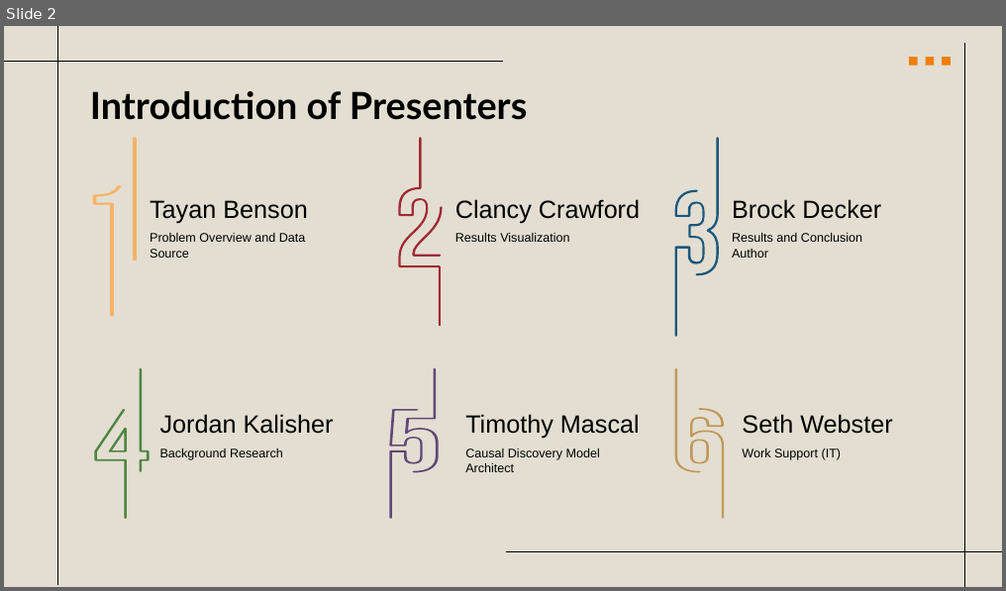
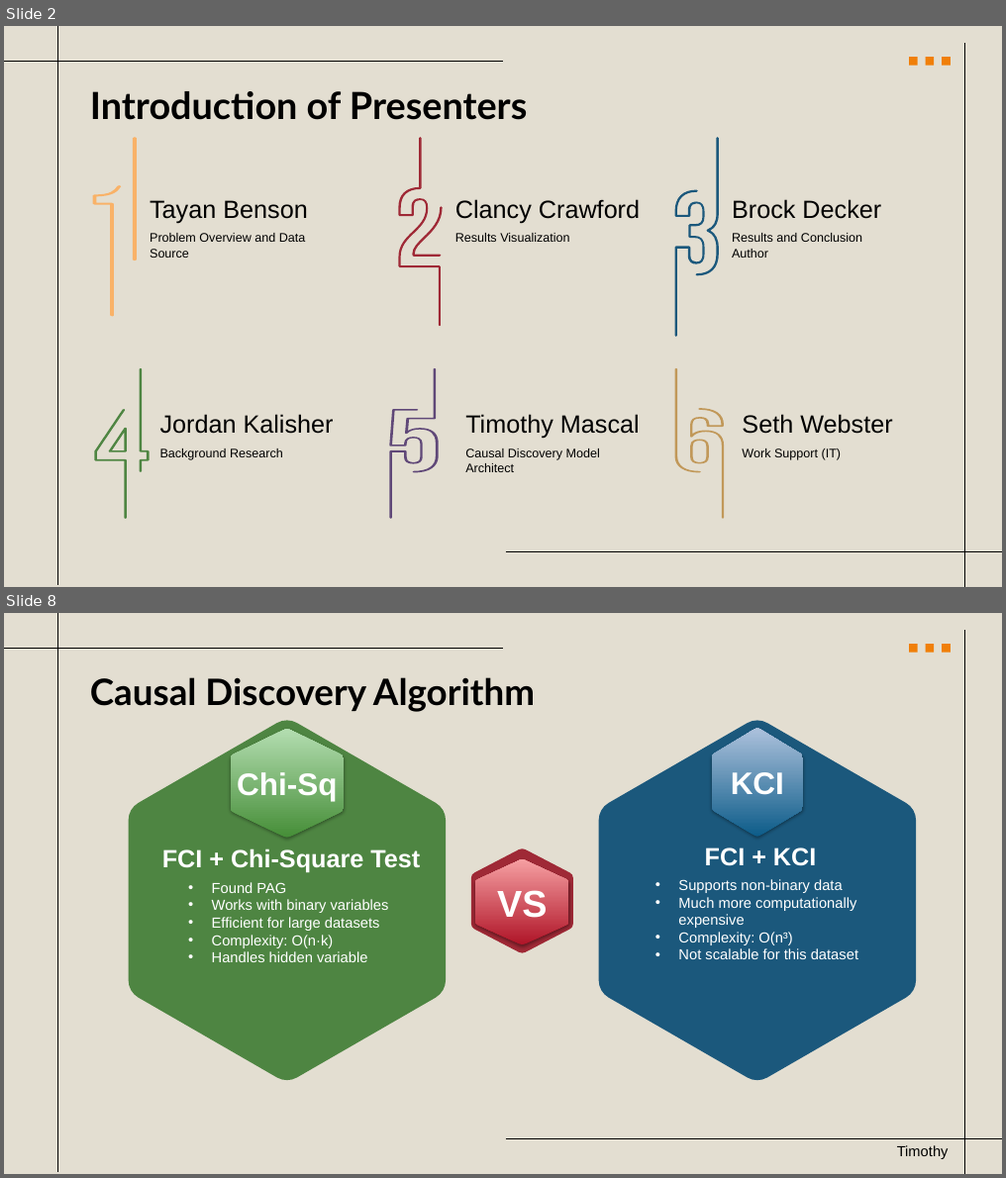
Before and after one commit to clancy-crawford/clancy-crawford.github.io, a slide deck: Projects/Lethal_Aviation_Accidents/MA_505_Final_Presentation.pptx. Shown one above the other, each under a label of ours: slide 2 before the commit, slides 2 and 8 after it; the slides between them are not shown. The pictures are 1006x591 and 1006x1178 pixels, drawn with LibreOffice and Linux fonts; fonts in the diff are those of the drawing. Boxes give left, top, right and bottom in pixels: in the first picture for what was removed or moved away, otherwise in the second. Text is boxed around its words. In the diff, an @@ line names an element or a change of style, - is before the commit and + after.

```diff
--- a/Projects/Lethal_Aviation_Accidents/MA_505_Final_Presentation.pptx
+++ b/Projects/Lethal_Aviation_Accidents/MA_505_Final_Presentation.pptx
@@ slide 8 added at [4,613,1002,1174], background #E3DED1; not listed: 7 template elements that a slide beside it also shows @@
@@ title added at [90,677,535,712], 35 pt, text #000000, bold @@
+Causal Discovery Algorithm
@@ freeform shape added at [129,720,446,1080], fill #4E8542 @@
@@ freeform shape added at [230,729,344,838], fill gradient #488F38 to #B5DFAF, 30 pt, text #FFFFFF, bold @@
+Chi-Sq
@@ freeform shape added at [599,720,917,1080], fill #1B587C @@
@@ freeform shape added at [712,728,803,837], fill gradient #0C5C8B to #ABC2DD, 30 pt, text #FFFFFF, bold @@
+KCI
@@ text added at [162,849,420,873], 24 pt, text #FFFFFF, bold @@
+FCI + Chi-Square Test
@@ freeform shape added at [471,849,573,953], fill #9F2936 @@
@@ text added at [705,848,816,866], 24 pt, text #FFFFFF, bold @@
+FCI + KCI
@@ freeform shape added at [475,861,569,945], fill gradient #B11728 to #F4A0A3, 36 pt, text #FFFFFF, bold @@
+VS
@@ text added at [678,879,858,959], 14 pt, text #FFFFFF @@
+• Supports non-binary data
+• Much more computationally expensive
+• Complexity: O(n³)
+• Not scalable for this dataset
@@ text added at [212,882,389,962], 14 pt, text #FFFFFF @@
+• Found PAG
+• Works with binary variables
+• Efficient for large datasets
+• Complexity: O(n·k)
+• Handles hidden variable
@@ text added at [897,1146,948,1159], 14 pt, text #000000 @@
+Timothy
```
Also in this commit, not shown: 10 slides changed, 4 other slides added, 4 slides removed, 1 other file.
